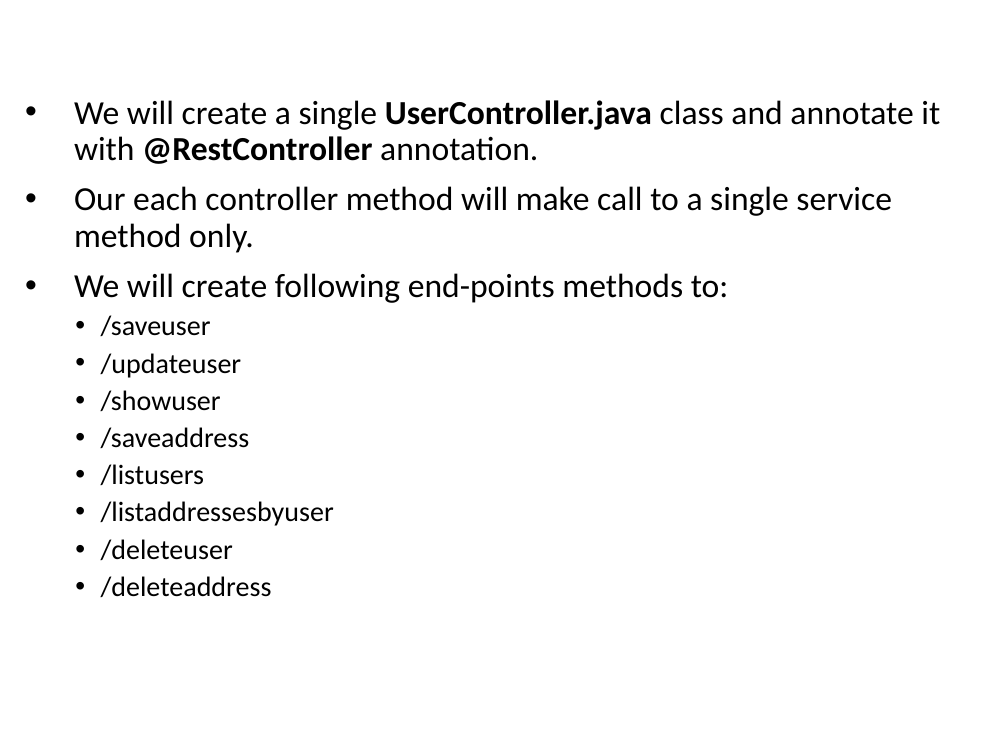
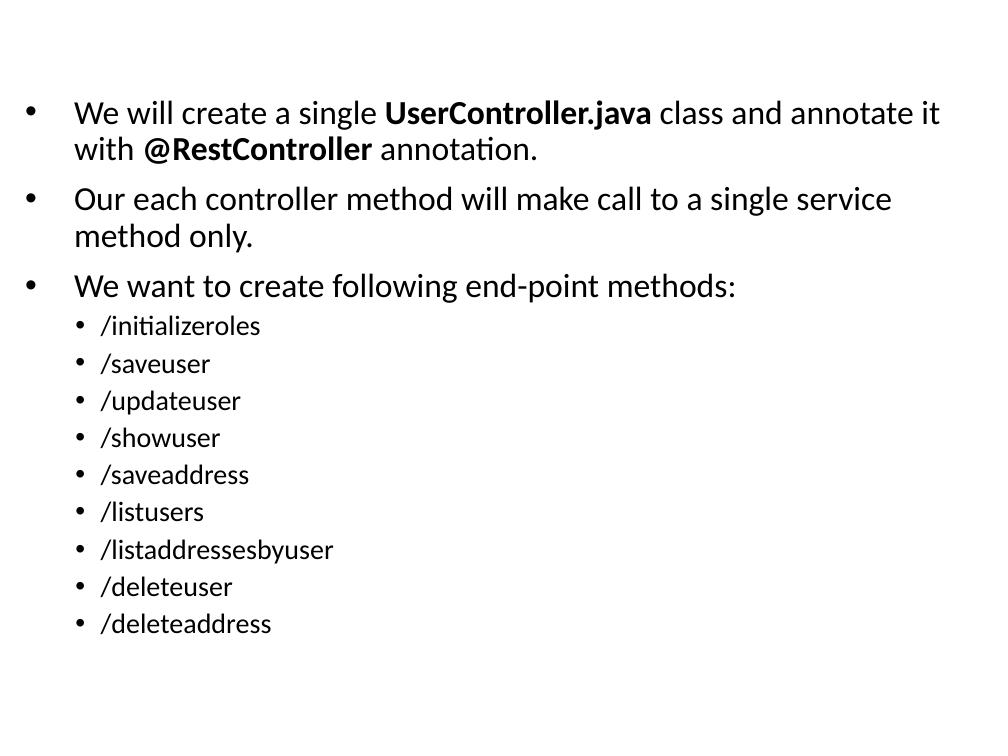
Before and after one commit to vishalrangras/spring-boot-sample, a slide deck: slide 73 of Developing with Spring Boot.pptx (slide 71 before the commit). Drawn at 1008x756 pixels with LibreOffice and Linux fonts; fonts in the diff are those of the drawing; background and template pictures are left out. Boxes give left, top, right and bottom in pixels: in the first picture for what was removed or moved away, otherwise in the second. Text is boxed around its words. In the diff, an @@ line names an element or a change of style, - is before the commit and + after.

```diff
--- a/Developing with Spring Boot.pptx
+++ b/Developing with Spring Boot.pptx
@@ text at (74, 273, 737, 336): text changed @@
-• We will create following end-points methods to:
+• We want to create following end-point methods:
+  • /initializeroles
```
Also in this commit, not shown: 15 other slides changed, 8 slides added.
